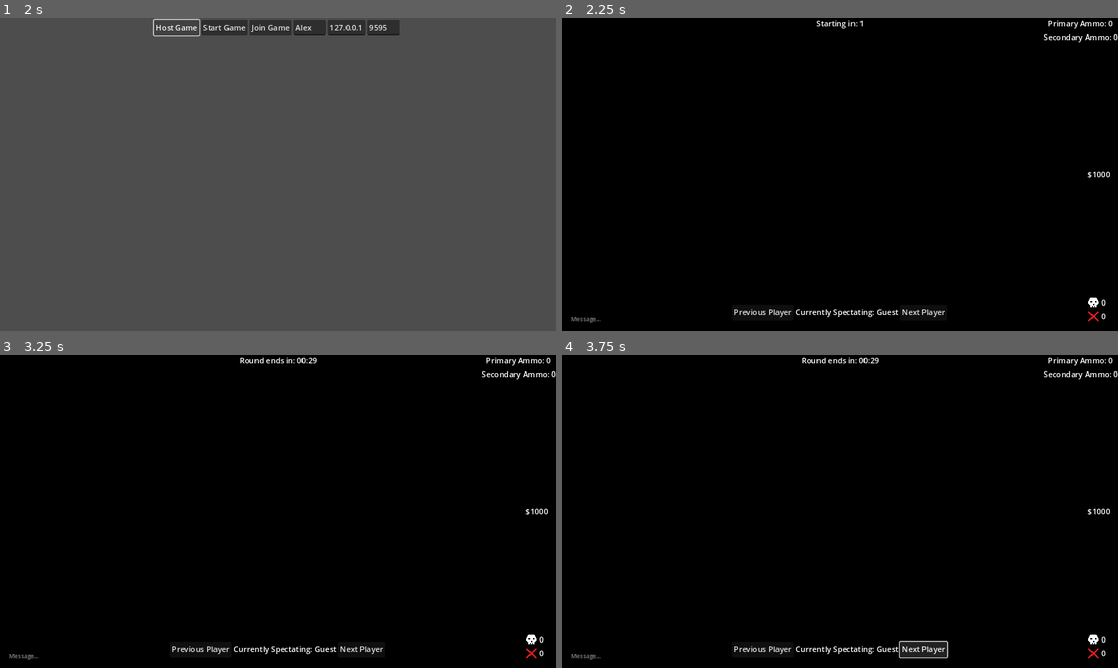
Above: before the commit, frames 1-4 (two rows, left to right).
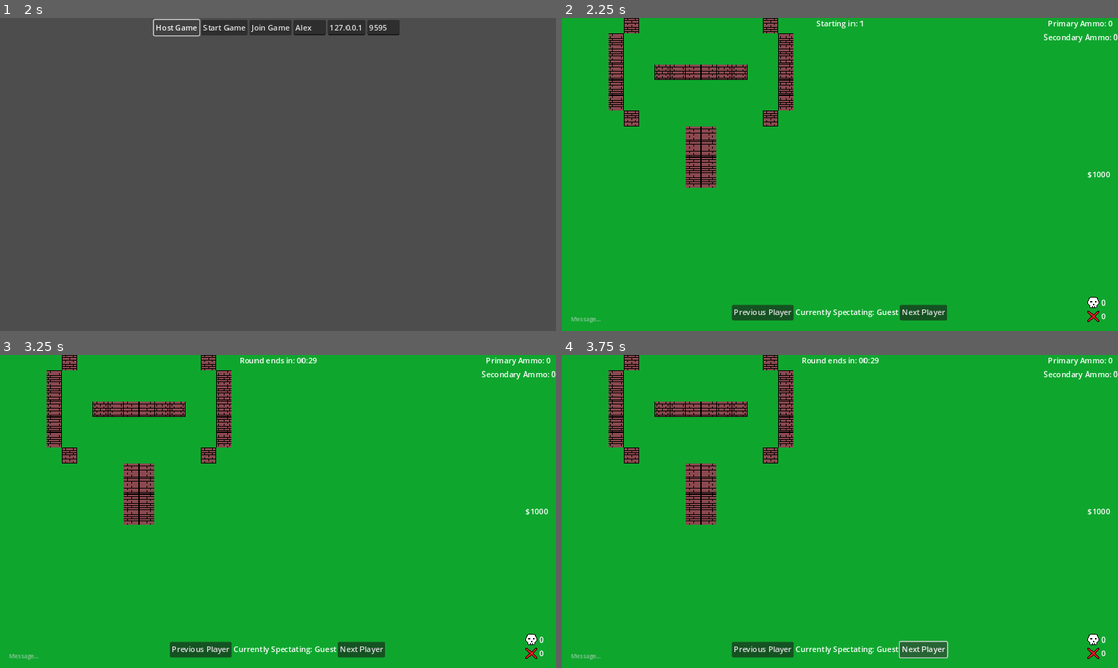
Above: after the commit, the same moments.

Repository: StormLight14/pew-pew-io
Game: Godot game, scene res://multiplayer/multiplayer.tscn
The game is run twice, just before and just after one commit, with the same random seed, the same clock (stepped at 60 frames per second) and the same inputs.
Inputs (mouse positions are in pixels of both pictures, inside the frame that each line leads up to):
- Up to frame 1 (2 s): click (311, 27) at 0.52 s; type "Alex" at 0.6 s; click "Host Game" at 1.25 s
- Up to frame 2 (2.25 s): click "Start Game" at 2 s
- Up to frame 3 (3.25 s): click (88, 655) at 2.77 s; type "12" at 2.85 s
- Up to frame 4 (3.75 s): click "Next Player" at 3.5 s

Frame 1 is identical in both runs. In frame 2, 98% of the frame differs, in the area x 0-100%, y 0-100%; in frame 3, 98%; in frame 4, 98%.

Commit message:
shop works now :3

Diff:
--- a/GameValues.gd
+++ b/GameValues.gd
@@ -6,7 +6,7 @@
 var shop_open = false
 var messages = ""
 
-var player_money = 1000
+var player_money = 10000
 
 signal message_sent_signal
 signal player_killed_signal
@@ -25,3 +25,7 @@
 	players[victim_id].deaths += 1
 
 	player_killed_signal.emit()
+
+@rpc("any_peer", "call_local", "reliable")
+func change_player_stat(id, stat, value):
+	players[id][stat] = value
--- a/Items.gd
+++ b/Items.gd
@@ -8,7 +8,7 @@
 		#"sprite": preload("res://assets/knives/default.png")
 	},
 	"ak-47": {
-		"type": "gun",
+		"type": "primary",
 		"display-name": "AK-47",
 		"price": 2700,
 		"damage": 36,
@@ -22,7 +22,7 @@
 		"sprite": preload("res://assets/guns/gun.png")
 	},
 	"m4a4": {
-		"type": "gun",
+		"type": "primary",
 		"display-name": "M4A4",
 		"price": 3100,
 		"damage": 33,
@@ -36,7 +36,7 @@
 		"sprite": preload("res://assets/guns/gun.png")
 	},
 	"sg-553": {
-		"type": "gun",
+		"type": "primary",
 		"display-name": "SG 553",
 		"price": 3000,
 		"damage": 30,
@@ -50,7 +50,7 @@
 		"sprite": preload("res://assets/guns/gun.png")
 	},
 	"aug": {
-		"type": "gun",
+		"type": "primary",
 		"display-name": "AUG",
 		"price": 3300,
 		"damage": 28,
@@ -64,7 +64,7 @@
 		"sprite": preload("res://assets/guns/gun.png")
 	},
 	"awp": {
-		"type": "gun",
+		"type": "primary",
 		"display-name": "AWP",
 		"price": 4750,
 		"damage": 115,
@@ -78,7 +78,7 @@
 		"sprite": preload("res://assets/guns/gun.png")
 	},
 	"ssg-08": {
-		"type": "gun",
+		"type": "primary",
 		"display-name": "SSG 08",
 		"price": 1700,
 		"damage": 88,
@@ -92,11 +92,11 @@
 		"sprite": preload("res://assets/guns/gun.png")
 	},
 	"glock-18": {
-		"type": "gun",
+		"type": "secondary",
 		"display-name": "Glock 18",
 		"price": 400,
 		"damage": 30,
-		"spread": 0.2,
+		"spread": 0.15,
 		"magazine-capacity": 20,
 		"reserve-ammo": 120,
 		"purchasable-by": "T",
@@ -106,11 +106,11 @@
 		"sprite": preload("res://assets/guns/gun.png")
 	},
 	"usp": {
-		"type": "gun",
+		"type": "secondary",
 		"display-name": "USP",
 		"price": 500,
 		"damage": 33,
-		"spread": 0.2,
+		"spread": 0.1,
 		"magazine-capacity": 12,
 		"reserve-ammo": 100,
 		"purchasable-by": "CT",
@@ -120,3 +120,24 @@
 		"sprite": preload("res://assets/guns/gun.png")
 	}
 }
+
+
+var default_t_items = {
+	"primary": null,
+	"secondary": items["glock-18"],
+	"knife": items["default-knife"],
+	"utility_1": null,
+	"utility_2": null,
+	"utility_3": null,
+	"bomb": null,
+}
+
+var default_ct_items = {
+	"primary": null,
+	"secondary": items["usp"],
+	"knife": items["default-knife"],
+	"utility_1": null,
+	"utility_2": null,
+	"utility_3": null,
+	"bomb": null,
+}
--- a/level/level.tscn
+++ b/level/level.tscn
@@ -310,6 +310,7 @@
 buy_item = "usp"
 
 [node name="MoneyUI" type="CenterContainer" parent="GameUI"]
+unique_name_in_owner = true
 anchors_preset = 6
 anchor_left = 1.0
 anchor_top = 0.5
@@ -322,6 +323,7 @@
 grow_vertical = 2
 
 [node name="MoneyLabel" type="Label" parent="GameUI/MoneyUI"]
+unique_name_in_owner = true
 layout_mode = 2
 text = "$1000"
 
@@ -333,7 +335,8 @@
 one_shot = true
 
 [node name="CanvasModulate" type="CanvasModulate" parent="."]
-color = Color(0, 0, 0, 1)
+visible = false
+color = Color(0.482353, 0.482353, 0.482353, 1)
 
 [node name="TileMap" type="TileMap" parent="."]
 tile_set = SubResource("TileSet_q6k7m")
--- a/multiplayer/multiplayer.gd
+++ b/multiplayer/multiplayer.gd
@@ -34,7 +34,7 @@
 	else:
 		username = "Guest " + str(multiplayer.get_unique_id())
 
-	send_player_info.rpc_id(1, username, multiplayer.get_unique_id(), "T")
+	send_player_info.rpc_id(1, username, multiplayer.get_unique_id(), "T", Items.default_t_items)
 
 func peer_connected(id):
 	#print("Peer with ID " + str(id) + " connected.")
@@ -92,26 +92,29 @@
 
 		if added_players % 2 == 1:
 			player.team = "T"
+			GameValues.players[i].items = Items.default_t_items
 
 		elif added_players % 2 == 0:
 			player.team = "CT"
+			GameValues.players[i].items = Items.default_ct_items
 
 		$Level/Players.add_child(player)
 
 @rpc("any_peer")
-func send_player_info(username, id, team):
+func send_player_info(username, id, team, items):
 	if not GameValues.players.has(id):
 		GameValues.players[id] = {
 			"username": username,
 			"id": id,
 			"team": team,
+			"items": items,
 			"kills": 0,
 			"deaths": 0,
 		}
 
 	if multiplayer.is_server():
 		for i in GameValues.players:
-			send_player_info.rpc(GameValues.players[i].username, i, team)
+			send_player_info.rpc(GameValues.players[i].username, i, team, items)
 
 @rpc("any_peer", "call_local", "reliable")
 func start_game():
--- a/player/player.gd
+++ b/player/player.gd
@@ -21,15 +21,6 @@
 
 var index = 0
 var spawn_pos = Vector2.ZERO
-var inventory_items = {
-	"primary": null,
-	"secondary": Items.items["glock-18"],
-	"knife": Items.items["default-knife"],
-	"utility_1": null,
-	"utility_2": null,
-	"utility_3": null,
-	"bomb": null,
-}
 var equipped_item = "primary"
 
 signal create_bullet(bullet_scene)
@@ -52,14 +43,11 @@
 	team_label.text = team
 
 	if is_multiplayer_authority():
-		$PlayerLight.visible = true
+		#$PlayerLight.visible = true
 		username_label.text = username
 		camera_2d.enabled = true
 
 func _physics_process(_delta):
-	if modulate != Color(1, 1, 1, 1):
-		visible = false
-
 	if is_multiplayer_authority():
 		follow_mouse()
 
@@ -90,9 +78,14 @@
 	rotation_pivot.rotation_degrees += 90
 
 func attack():
-	var item_dict = inventory_items[equipped_item]
+	var inventory_items = GameValues.players[name.to_int()]["items"]
+	var item_dict = null
+
+	if equipped_item in inventory_items:
+		item_dict = inventory_items[equipped_item]
+
 	if item_dict:
-		var item_is_gun = item_dict["type"] == "gun"
+		var item_is_gun = (item_dict["type"] == "primary" or item_dict["type"] == "secondary")
 
 		if item_is_gun:
 			var attack_delay_time = 60.0/item_dict["rate-of-fire"]
@@ -116,6 +109,7 @@
 					%NoSpread.start(0.3)
 
 func get_spread_angle():
+	var inventory_items = GameValues.players[name.to_int()]["items"]
 	var spread
 	var spread_angle
 
--- a/player/player.tscn
+++ b/player/player.tscn
@@ -83,7 +83,7 @@
 one_shot = true
 
 [node name="MultiplayerSynchronizer" type="MultiplayerSynchronizer" parent="."]
-delta_interval = 0.2
+delta_interval = 0.3
 replication_config = SubResource("SceneReplicationConfig_vol4q")
 visibility_update_mode = 1
 
--- a/ui/buy_button.gd
+++ b/ui/buy_button.gd
@@ -2,12 +2,22 @@
 
 @export var buy_item := "ak-47"
 
+signal buy_button_pressed
+
 var price
+var item_type
 
 func _ready():
 	price = Items.items[buy_item]["price"]
+	item_type = Items.items[buy_item]["type"]
 	text = Items.items[buy_item]["display-name"] + "\n" + "$" + str(price)
 
 func _on_pressed():
+	var current_items = GameValues.players[multiplayer.get_unique_id()].items
+
 	if price <= GameValues.player_money:
 		GameValues.player_money -= price
+		current_items[item_type] = Items.items[buy_item]
+		print(current_items)
+		GameValues.change_player_stat.rpc(multiplayer.get_unique_id(), "items", current_items)
+		buy_button_pressed.emit()
--- a/ui/game_ui.gd
+++ b/ui/game_ui.gd
@@ -3,10 +3,14 @@
 @onready var spectate_ui = $SpectateUI
 @onready var spectate_label = %SpectateLabel
 @onready var shop_ui = %ShopUI
+@onready var money_ui = %MoneyUI
+@onready var money_label = %MoneyLabel
 
 func _ready():
 	GameValues.message_sent_signal.connect(_on_message_sent)
 	GameValues.player_killed_signal.connect(_on_player_killed)
+	for buy_button in get_tree().get_nodes_in_group("BuyButton"):
+		buy_button.buy_button_pressed.connect(_buy_button_pressed)
 
 func _process(_delta):
 	if Input.is_action_just_pressed("buy_menu") and GameValues.typing == false:
@@ -20,12 +24,18 @@
 		if (Items.items[buy_button.buy_item]["purchasable-by"] == GameValues.players[multiplayer.get_unique_id()].team or Items.items[buy_button.buy_item]["purchasable-by"] == "BOTH") and Items.items[buy_button.buy_item]["price"] <= GameValues.player_money:
 			buy_button.disabled = false
 
+func update_money_label():
+	money_label.text = "$" + str(GameValues.player_money)
+
 func make_visible():
 	self.visible = true
 	if multiplayer.is_server():
 		pass
 	else:
 		spectate_ui.visible = false
+
+func _buy_button_pressed():
+	update_money_label()
 
 func _on_line_edit_text_submitted(new_text):
 	var id = multiplayer.get_unique_id()
